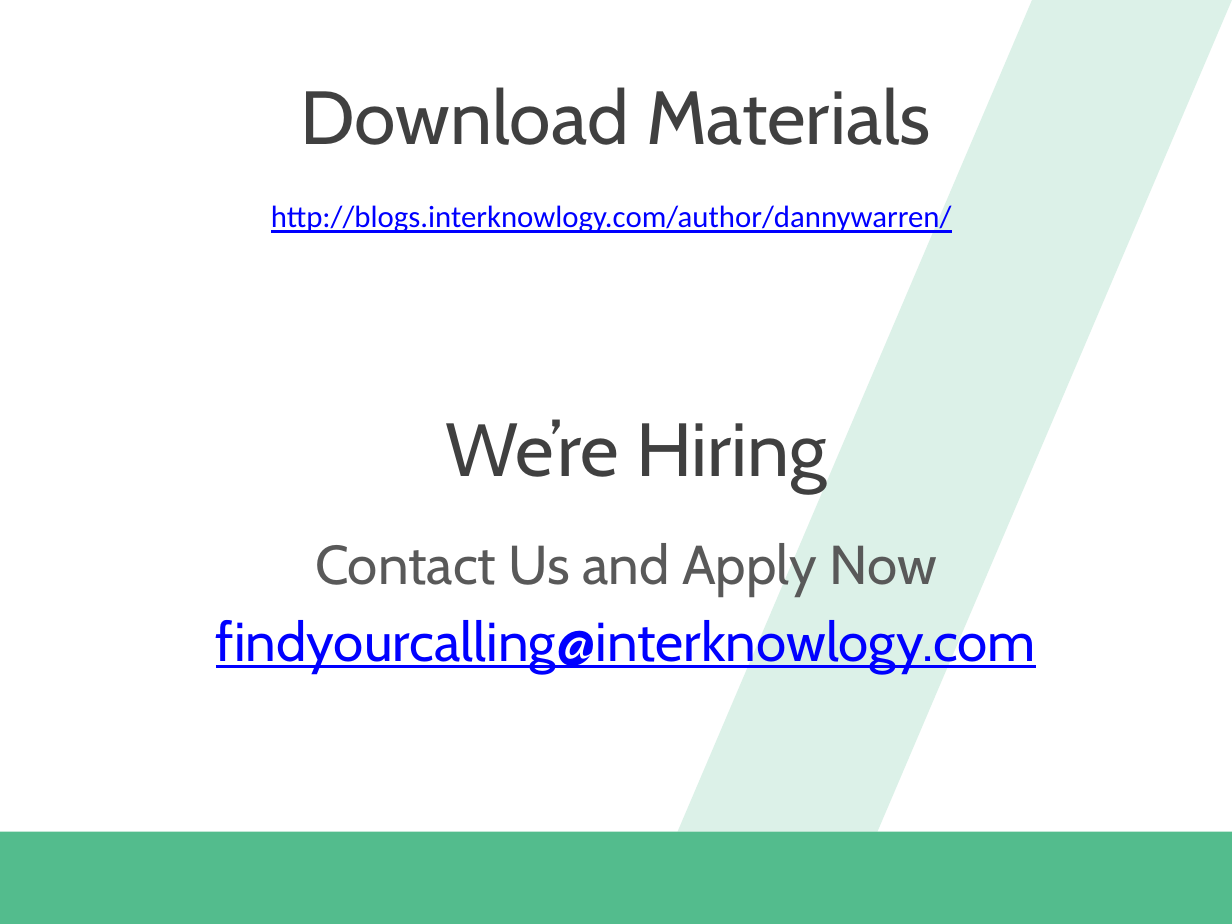
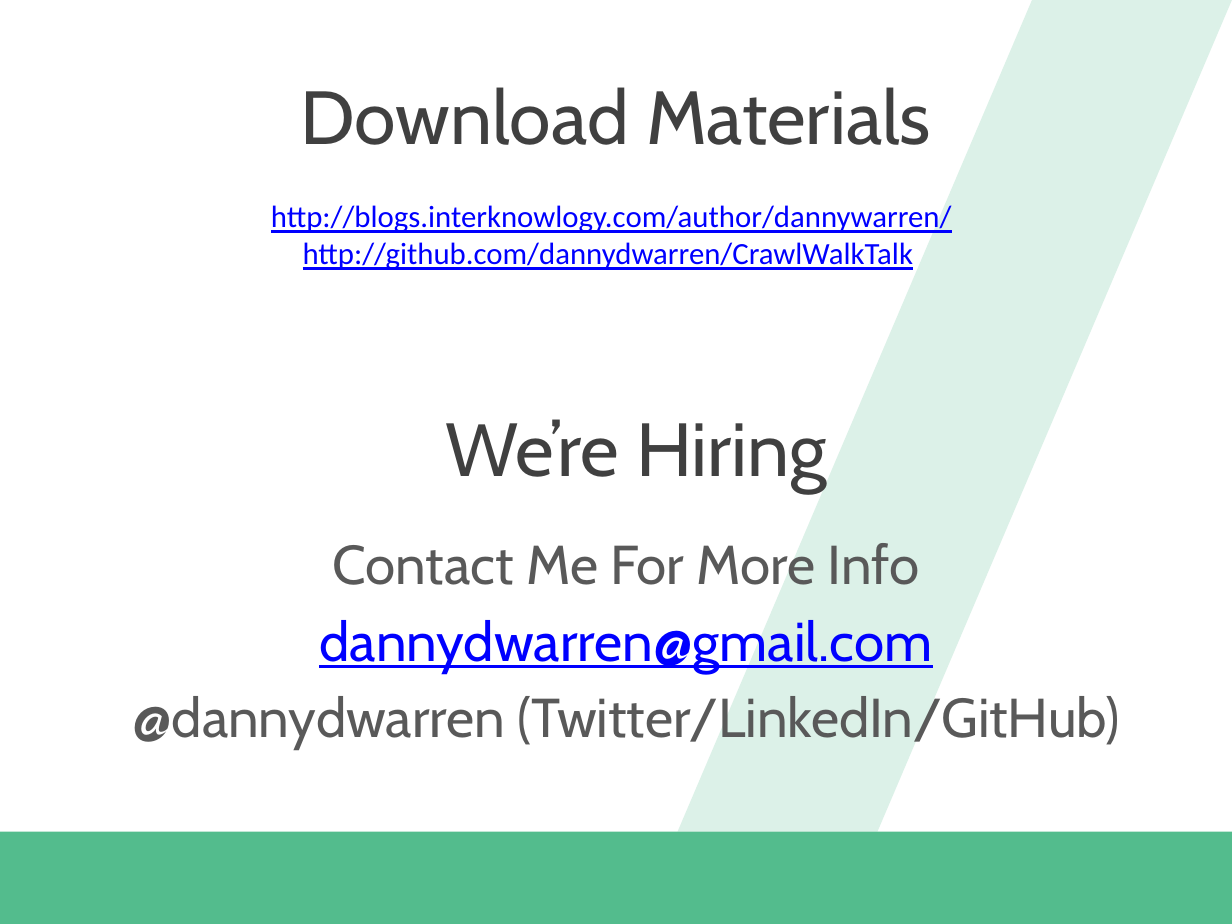
Before and after one commit to dannydwarren/CrawlWalkTalk, a slide deck: slide 5 of App And Page Lifecycle/Creating Great Windows Universal User Experiences.pptx (slide 10 before the commit). Drawn at 1232x924 pixels with LibreOffice and Linux fonts; fonts in the diff are those of the drawing; background and template pictures are left out. Boxes give left, top, right and bottom in pixels: in the first picture for what was removed or moved away, otherwise in the second. Text is boxed around its words. In the diff, an @@ line names an element or a change of style, - is before the commit and + after.

Commit message:
Updated Slides

```diff
--- a/App And Page Lifecycle/Creating Great Windows Universal User Experiences.pptx
+++ b/App And Page Lifecycle/Creating Great Windows Universal User Experiences.pptx
@@ text at (303,242,913,270): paragraph added @@
+http://github.com/dannydwarren/CrawlWalkTalk
@@ text at (132,543,1120,750): text changed; text colour #0000FF to #595959 @@
-Contact Us and Apply Now
-findyourcalling@interknowlogy.com
+Contact Me For More Info
+dannydwarren@gmail.com
+@dannydwarren (Twitter/LinkedIn/GitHub)
```
Also in this commit, not shown: 1 other slide changed, 5 slides removed.
